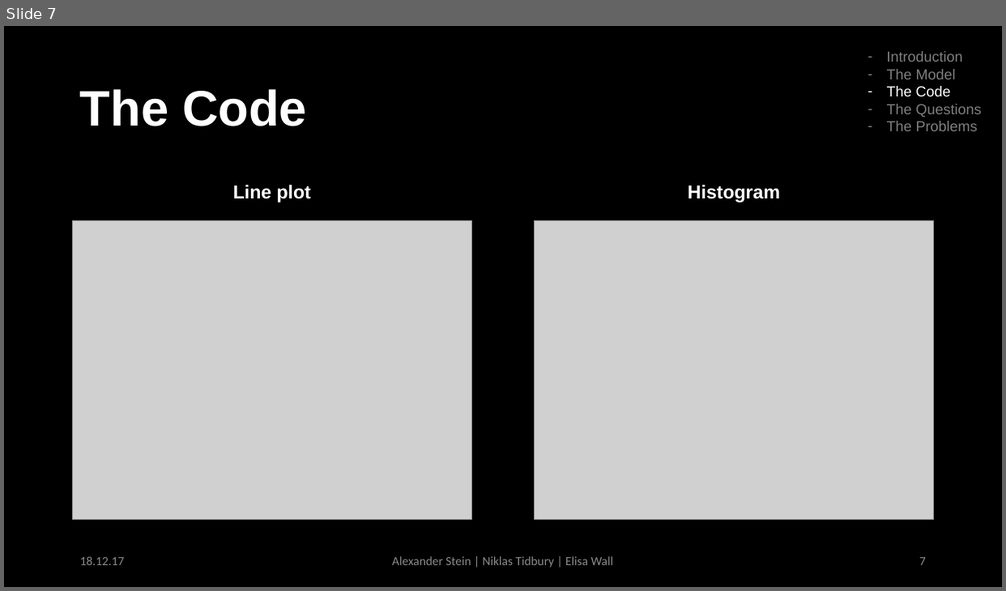
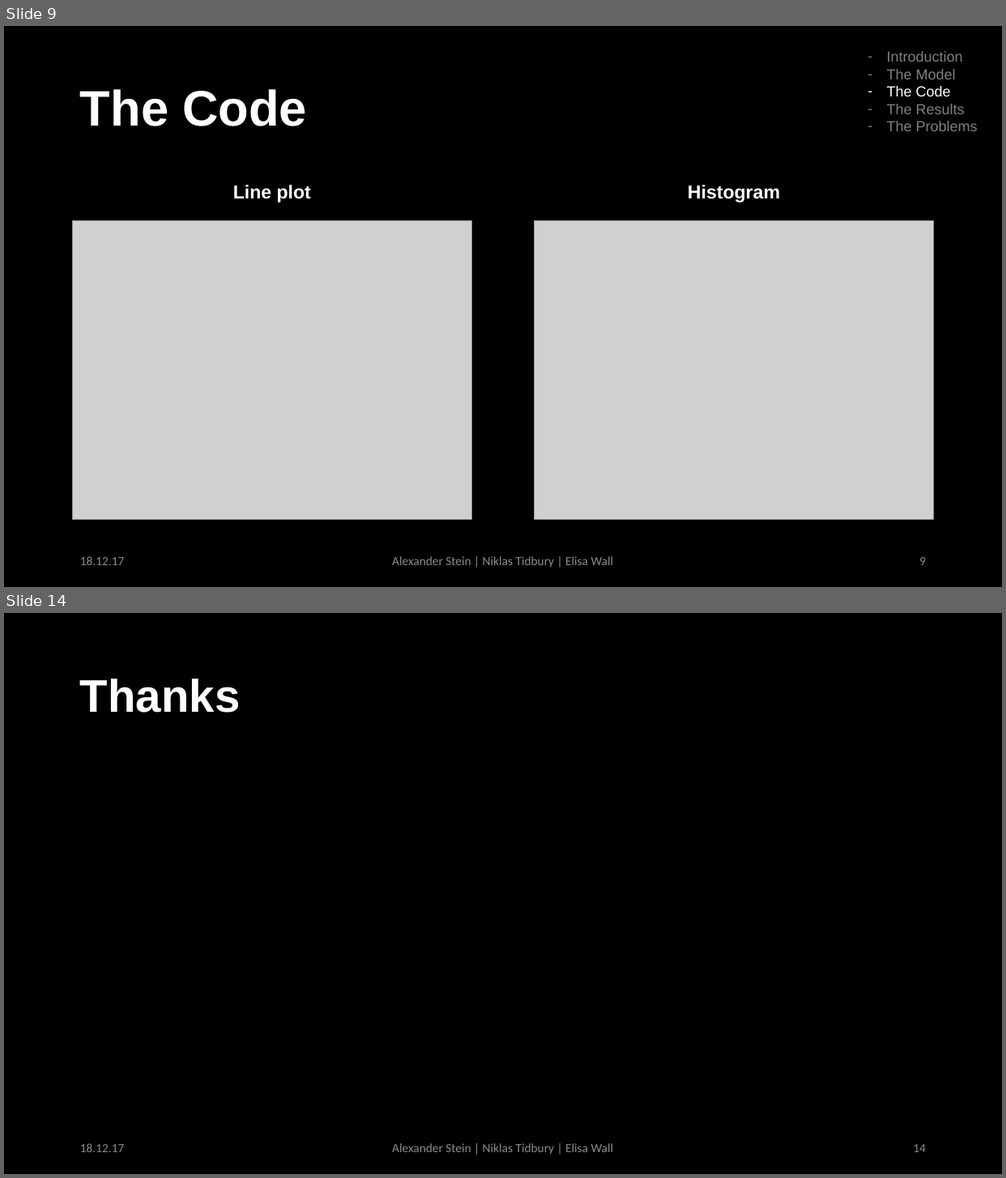
Before and after one commit to ntidbury/OpinionFormation_STW, a slide deck: presentation/The_Powerpoint.pptx. Shown one above the other, each under a label of ours: slide 7 before the commit, slides 9 and 14 after it; the slides between them are not shown. The pictures are 1006x591 and 1006x1178 pixels, drawn with LibreOffice and Linux fonts; fonts in the diff are those of the drawing; grey boxes stand for pictures. Boxes give left, top, right and bottom in pixels: in the first picture for what was removed or moved away, otherwise in the second. Text is boxed around its words. In the diff, an @@ line names an element or a change of style, - is before the commit and + after.

```diff
--- a/presentation/The_Powerpoint.pptx
+++ b/presentation/The_Powerpoint.pptx
@@ slide 14 added at box(4, 613, 1002, 1174), background #000000 @@
@@ title added at box(80, 679, 240, 713), 44 pt, text #FFFFFF, bold @@
+Thanks
@@ text added at box(80, 1144, 124, 1152), 12 pt, text #8C8C8C @@
+18.12.17
@@ text added at box(392, 1144, 614, 1155), 12 pt, text #8C8C8C @@
+Alexander Stein | Niklas Tidbury | Elisa Wall
@@ page number added at box(913, 1144, 926, 1152), 12 pt, text #8C8C8C @@
+14
@@ what was slide 7 is now slide 9 @@
@@ slide 9 changed as well @@
@@ text at box(887, 104, 965, 114): text changed @@
-– The Questions
+– The Results
@@ page number at box(919, 557, 926, 565): text changed @@
-7
+9
```
Also in this commit, not shown: 5 other slides changed, 6 other slides added.
